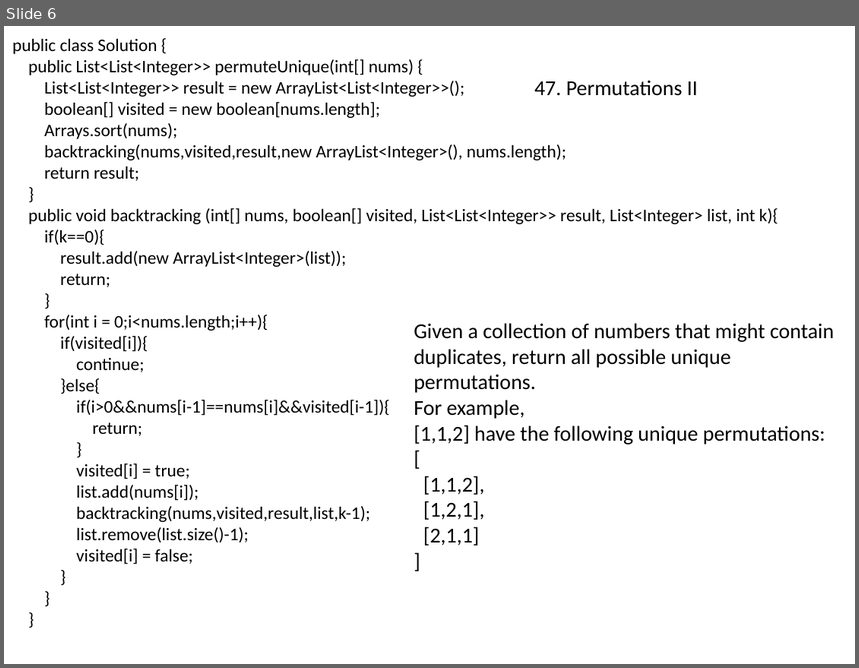
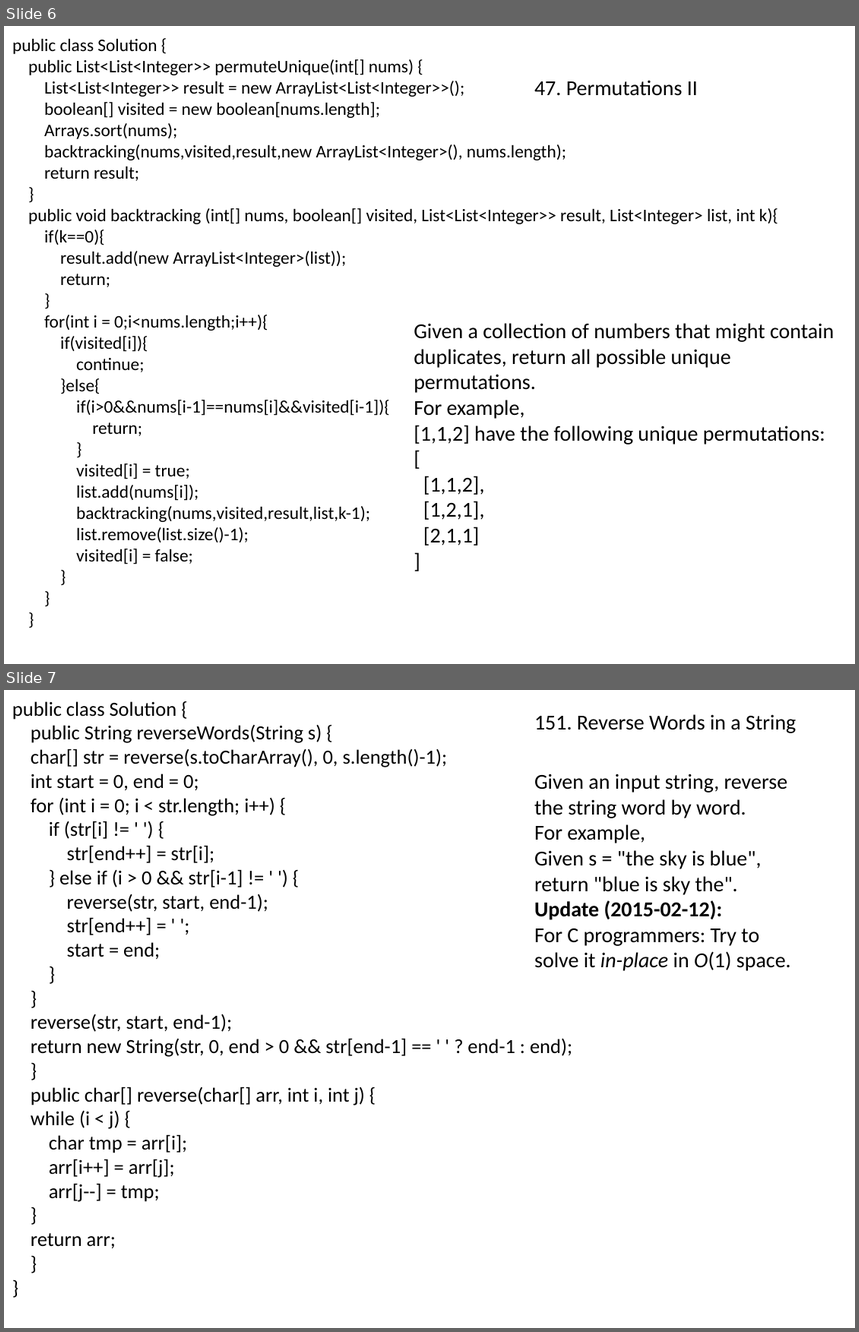
Before and after one commit to songwenxiao/LeetCode-Solutions, a slide deck: Basic/Leetcode.pptx. Shown one above the other, each under a label of ours: slide 6 before the commit, slides 6 and 7 after it. The pictures are 859x668 and 859x1332 pixels, drawn with LibreOffice and Linux fonts; fonts in the diff are those of the drawing. Boxes give left, top, right and bottom in pixels: in the first picture for what was removed or moved away, otherwise in the second. Text is boxed around its words. In the diff, an @@ line names an element or a change of style, - is before the commit and + after.

```diff
--- a/Basic/Leetcode.pptx
+++ b/Basic/Leetcode.pptx
@@ slide 7 added at box(4, 690, 855, 1328), background #FFFFFF @@
@@ text added at box(12, 701, 572, 1249), 17 pt, text #000000 @@
+public class Solution {
+public String reverseWords(String s) {
+char[] str = reverse(s.toCharArray(), 0, s.length()-1);
+int start = 0, end = 0;
+for (int i = 0; i < str.length; i++) {
+if (str[i] != ' ') {
+str[end++] = str[i];
+} else if (i > 0 && str[i-1] != ' ') {
+reverse(str, start, end-1);
+str[end++] = ' ';
+start = end;
+}
+}
+reverse(str, start, end-1);
+return new String(str, 0, end > 0 && str[end-1] == ' ' ? end-1 : end);
+}
+public char[] reverse(char[] arr, int i, int j) {
+while (i < j) {
+char tmp = arr[i];
+arr[i++] = arr[j];
+arr[j--] = tmp;
+}
+return arr;
+}
+}
@@ text added at box(534, 714, 796, 733), 18 pt, text #000000 @@
+151. Reverse Words in a String
@@ text added at box(534, 774, 791, 971), 18 pt, text #000000 @@
+Given an input string, reverse the string word by word.
+For example,
+Given s = "the sky is blue",
+return "blue is sky the".
+Update (2015-02-12):
+For C programmers: Try to solve it in-place in O(1) space.
```
Also in this commit, not shown: 1 other file.
